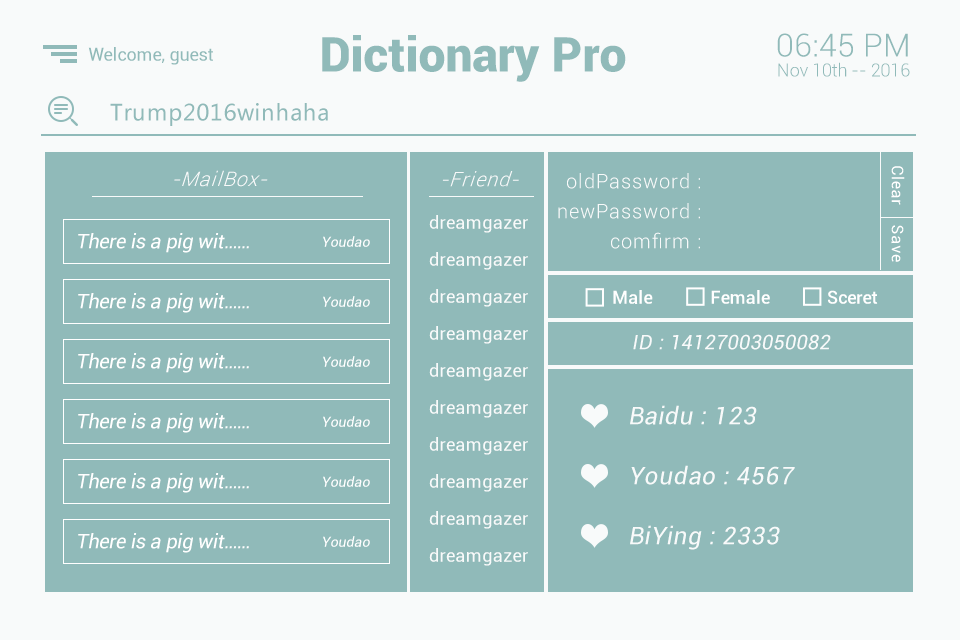
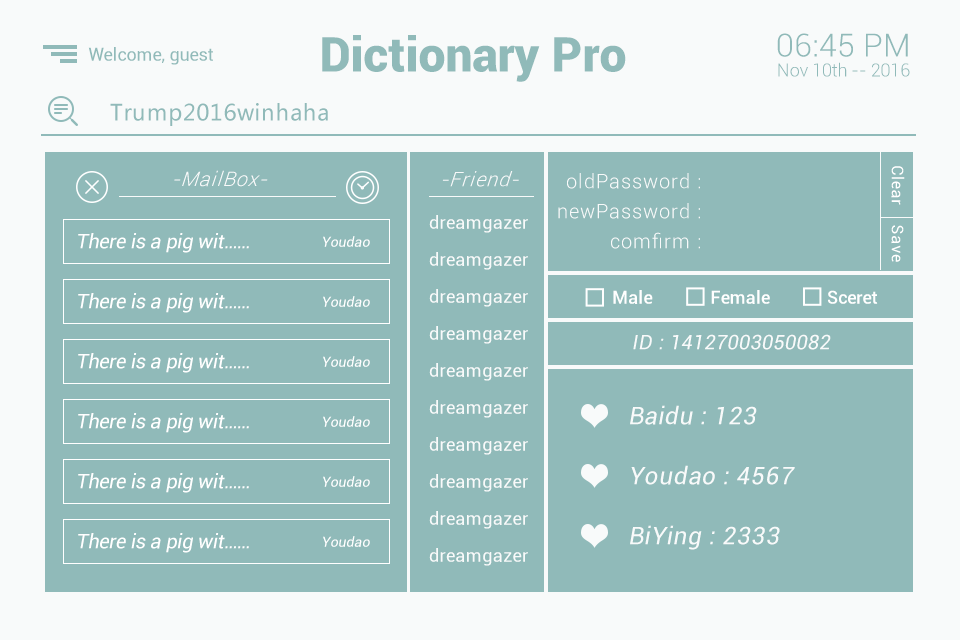
Before/after of a 960 x 640 layered artwork. What changed in the layer stack:
added layer "Compound Shape" (1st of 2, in "mailbox") in group "mailbox" over [76, 171, 108, 203]
added layer "Compound Shape" (2nd of 2, in "mailbox") in group "mailbox" over [346, 171, 379, 204]
painted on "形状 7" over [92, 196, 363, 197]
hid group "signin" (13 layers) over [336, 190, 379, 204]
